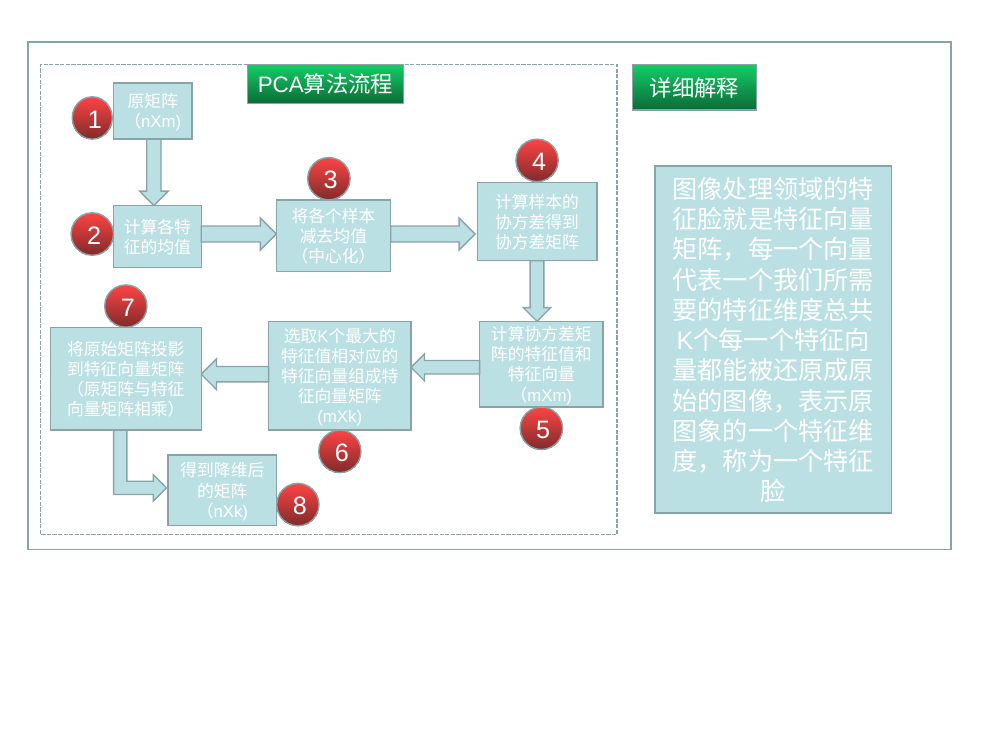
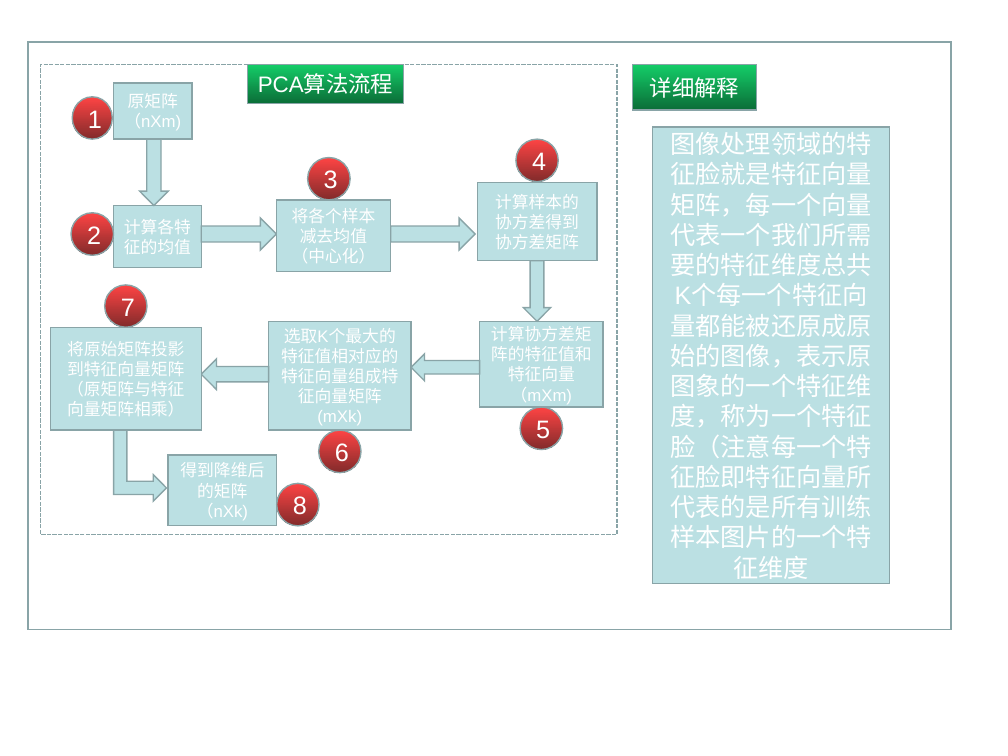
Before and after one commit to dreamer121121/Learn, a slide deck: slide 1 of 机器学习/PCA/PCA流程图.ppt. Drawn at 1008x756 pixels with LibreOffice and Linux fonts; fonts in the diff are those of the drawing. Boxes give left, top, right and bottom in pixels: in the first picture for what was removed or moved away, otherwise in the second. Text is boxed around its words. In the diff, an @@ line names an element or a change of style, - is before the commit and + after.

```diff
--- a/机器学习/PCA/PCA流程图.ppt
+++ b/机器学习/PCA/PCA流程图.ppt
@@ rectangle: place and size @@
-rectangle at bbox=[28, 42, 952, 550]
+rectangle at bbox=[28, 42, 952, 630]
@@ rectangle "图像处理领域的特征脸就是特征向量矩阵，每一个向量代表一个我们所需要的特征维度总共K个每一个特征向量都能被还原成原始的图像 ...": place and size @@
-rectangle "图像处理领域的特征脸就是特征向量矩阵，每一个向量代表一个我们所需要的特征维度总共K个每一个特征向量都能被还原成原始的图像 ..." at bbox=[655, 166, 892, 513]
+rectangle "图像处理领域的特征脸就是特征向量矩阵，每一个向量代表一个我们所需要的特征维度总共K个每一个特征向量都能被还原成原始的图像 ..." at bbox=[653, 127, 890, 584]
@@ text in rectangle at bbox=[670, 127, 872, 579]: text changed @@
-图像处理领域的特征脸就是特征向量矩阵，每一个向量代表一个我们所需要的特征维度总共K个每一个特征向量都能被还原成原始的图像，表示原图象的一个特征维度，称为一个特征脸
+图像处理领域的特征脸就是特征向量矩阵，每一个向量代表一个我们所需要的特征维度总共K个每一个特征向量都能被还原成原始的图像，表示原图象的一个特征维度，称为一个特征脸（注意每一个特征脸即特征向量所代表的是所有训练样本图片的一个特征维度
```
Also in this commit, not shown: 2 other files.
